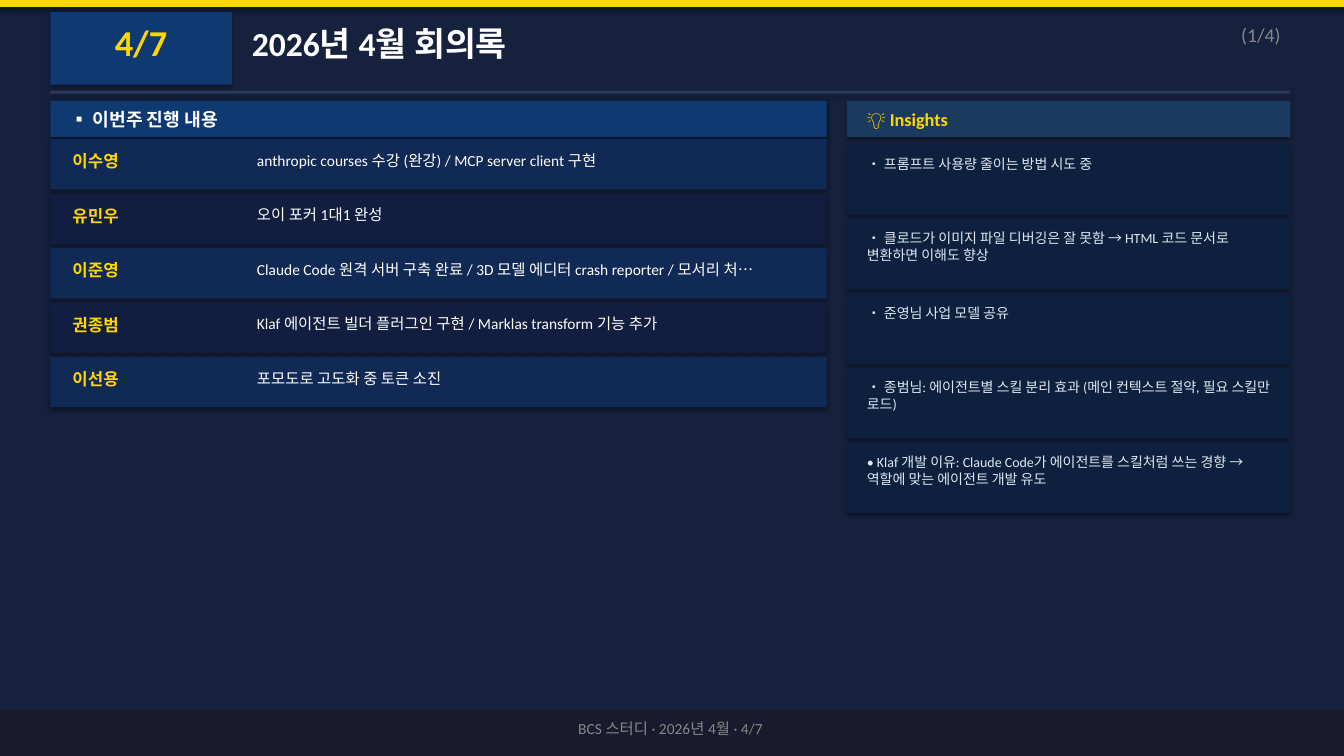
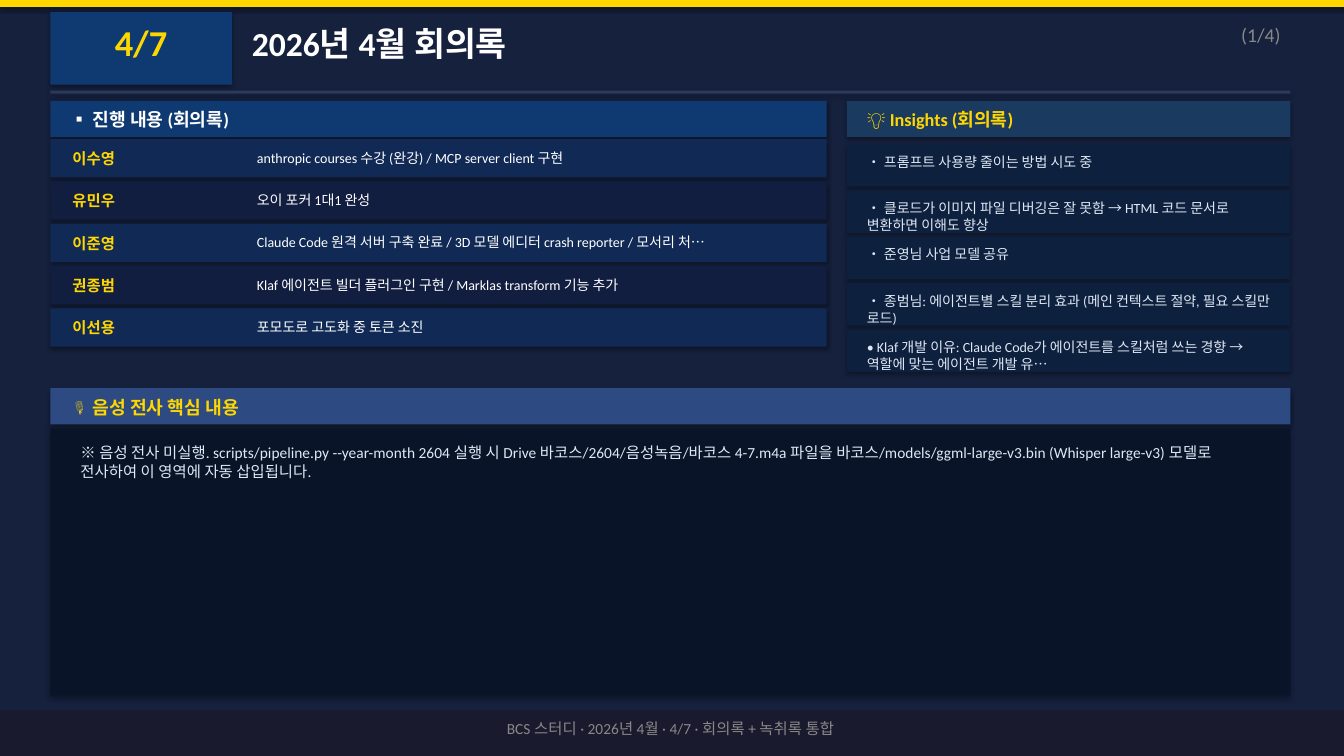
Before and after one commit to SooyoungLee95/BCS-Study-Meeting-Notes, a slide deck: slide 3 of 2604/바코스_스터디_2604.pptx. Drawn at 1344x756 pixels with LibreOffice and Linux fonts; fonts in the diff are those of the drawing. Boxes give left, top, right and bottom in pixels: in the first picture for what was removed or moved away, otherwise in the second. Text is boxed around its words. In the diff, an @@ line names an element or a change of style, - is before the commit and + after.

```diff
--- a/2604/바코스_스터디_2604.pptx
+++ b/2604/바코스_스터디_2604.pptx
@@ text at (93,110,229,129): text changed @@
-▪ 이번주 진행 내용
+▪ 진행 내용 (회의록)
@@ text at (890,110,1014,129): text changed @@
-💡 Insights
+💡 Insights (회의록)
@@ rectangle: place and size @@
-rectangle at (50,139,827,190)
+rectangle at (50,139,827,177)
@@ rectangle: place and size @@
-rectangle at (847,144,1291,215)
+rectangle at (847,144,1291,187)
@@ rectangle: place and size @@
-rectangle at (50,194,827,244)
+rectangle at (50,181,827,220)
@@ text "유민우": place and size @@
-text "유민우" at (72,208,118,224)
+text "유민우" at (72,193,115,208)
@@ text "오이 포커 1대1 완성": place and size @@
-text "오이 포커 1대1 완성" at (257,207,382,222)
+text "오이 포커 1대1 완성" at (257,193,371,206)
@@ rectangle: place and size @@
-rectangle at (847,219,1291,289)
+rectangle at (847,191,1291,233)
@@ text "• 클로드가 이미지 파일 디버깅은 ...": place and size @@
-text "• 클로드가 이미지 파일 디버깅은 ..." at (867,231,1229,261)
+text "• 클로드가 이미지 파일 디버깅은 ..." at (867,201,1229,231)
@@ rectangle: place and size @@
-rectangle at (50,248,827,298)
+rectangle at (50,224,827,262)
@@ text "이준영": place and size @@
-text "이준영" at (72,262,118,278)
+text "이준영" at (72,236,115,251)
@@ text "Claude Code 원격 서버 구축 ...": place and size @@
-text "Claude Code 원격 서버 구축 ..." at (257,262,754,278)
+text "Claude Code 원격 서버 구축 ..." at (257,235,705,250)
@@ rectangle: place and size @@
-rectangle at (847,293,1291,364)
+rectangle at (847,237,1291,279)
@@ rectangle: place and size @@
-rectangle at (50,302,827,353)
+rectangle at (50,266,827,304)
@@ text "• 준영님 사업 모델 공유": place and size @@
-text "• 준영님 사업 모델 공유" at (884,306,1009,319)
+text "• 준영님 사업 모델 공유" at (884,247,1009,260)
@@ text "권종범": place and size @@
-text "권종범" at (72,317,118,333)
+text "권종범" at (72,278,115,293)
@@ text "Klaf 에이전트 빌더 플러그인 구현 ...": place and size @@
-text "Klaf 에이전트 빌더 플러그인 구현 ..." at (257,316,657,331)
+text "Klaf 에이전트 빌더 플러그인 구현 ..." at (257,278,619,291)
@@ rectangle: place and size @@
-rectangle at (847,368,1291,439)
+rectangle at (847,283,1291,326)
@@ text "• 종범님: 에이전트별 스킬 분리 ...": place and size @@
-text "• 종범님: 에이전트별 스킬 분리 ..." at (867,380,1271,411)
+text "• 종범님: 에이전트별 스킬 분리 ..." at (867,294,1271,325)
@@ rectangle: place and size @@
-rectangle at (50,357,827,407)
+rectangle at (50,309,827,347)
@@ size 12 to 11 pt in 5 elements at (72,151,115,166), (72,193,115,208), (72,236,115,251), (72,278,115,293), (72,320,115,335) @@
@@ text "이선용": place and size @@
-text "이선용" at (72,371,118,387)
+text "이선용" at (72,320,115,335)
@@ size 11 to 10 pt in 5 elements at (257,151,564,166), (257,193,371,206), (257,235,705,250), (257,278,619,291), (257,320,424,333) @@
@@ text "포모도로 고도화 중 토큰 소진": place and size @@
-text "포모도로 고도화 중 토큰 소진" at (257,371,441,386)
+text "포모도로 고도화 중 토큰 소진" at (257,320,424,333)
@@ rectangle: place and size @@
-rectangle at (847,443,1291,513)
+rectangle at (847,330,1291,372)
@@ text at (867,340,1227,370): text changed @@
-• Klaf 개발 이유: Claude Code가 에이전트를 스킬처럼 쓰는 경향 → 역할에 맞는 에이전트 개발 유도
+• Klaf 개발 이유: Claude Code가 에이전트를 스킬처럼 쓰는 경향 → 역할에 맞는 에이전트 개발 유…
@@ rectangle added at (50,388,1291,424), fill #2D4A82 @@
@@ text added at (93,398,238,416), 13 pt, text #FFD700, bold @@
+🎙 음성 전사 핵심 내용
@@ rectangle added at (50,429,1291,696), fill #0A1428 @@
@@ text added at (80,445,1212,479), 11 pt, text #E0E8F5 @@
+※ 음성 전사 미실행. scripts/pipeline.py --year-month 2604 실행 시 Drive 바코스/2604/음성녹음/바코스 4-7.m4a 파일을 바코스/models/ggml-large-v3.bin (Whisper large-v3) 모델로 전사하여 이 영역에 자동 삽입됩니다.
@@ text at (507,721,834,735): text changed @@
-BCS 스터디 · 2026년 4월 · 4/7
+BCS 스터디 · 2026년 4월 · 4/7 · 회의록 + 녹취록 통합
```
Also in this commit, not shown: 3 other slides changed, 1 slide removed, 1 other file.
